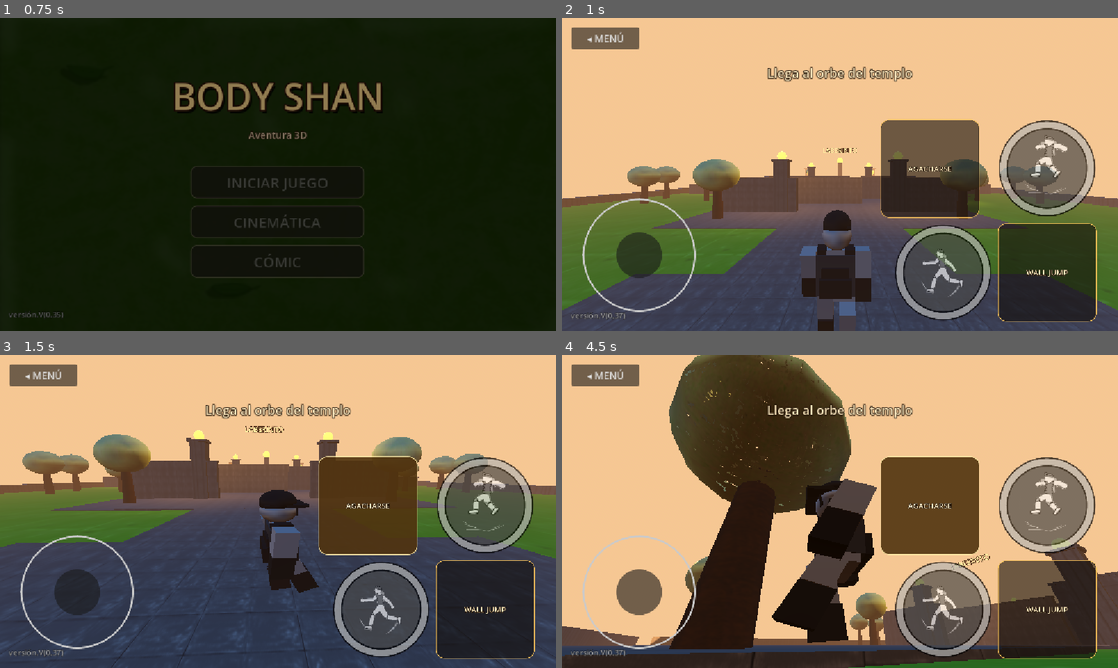
Above: before the commit, frames 1-4 (two rows, left to right).
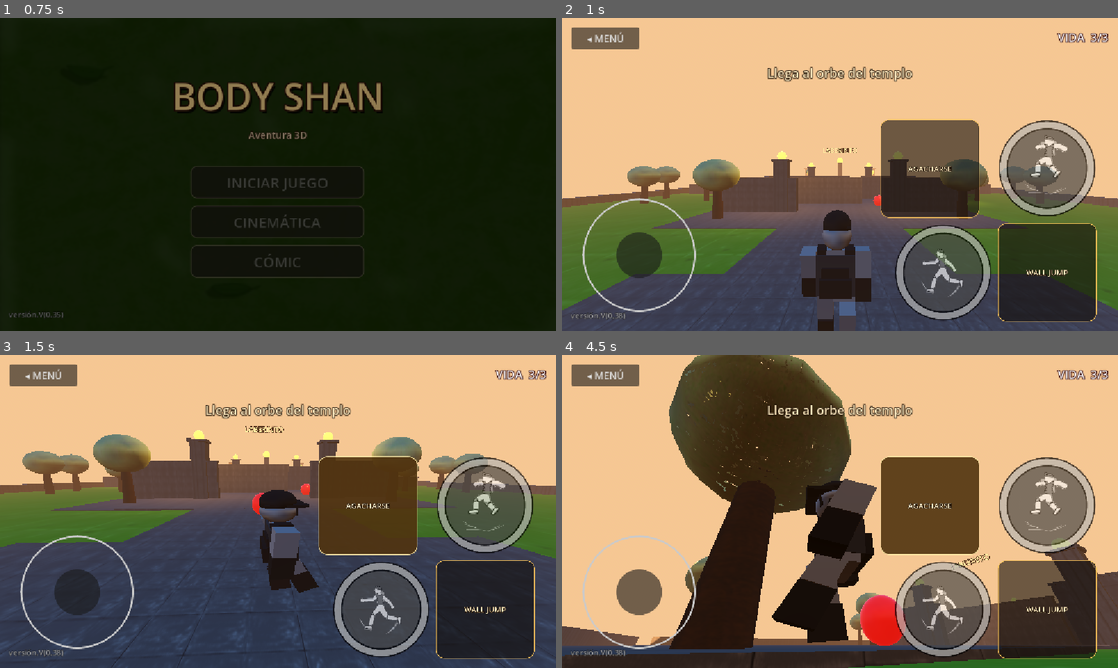
Above: after the commit, the same moments.

Repository: edwarzzzedzdev-collab/SetVideogames
Game: Godot game, scene res://menu_inicio.tscn
Two runs of this game, one before a commit and one after it. Both use one fixed random seed, a clock stepped at 60 frames per second and the inputs below. Video files are missing from this copy of the repository; at most half a second of black plays in their place.
Inputs (mouse positions are in pixels of both pictures, inside the frame that each line leads up to):
- Up to frame 1 (0.75 s): click "INICIAR JUEGO" at 0.5 s
- Up to frame 2 (1 s): no input
- Up to frame 3 (1.5 s): tap Enter (ui_accept) at 1.25 s; move the mouse to (400, 495) at 1.27 s; hold D (move_right) from 1.28 s (still down); hold Enter (ui_accept) from 1.28 s (still down); click (400, 495) at 1.42 s
- Up to frame 4 (4.5 s): tap Space (jump) at 1.52, 1.55, 1.82, 3.05 s; release D (move_right) at 2 s; release Enter (ui_accept) at 2 s; drag from (728, 527) to (812, 574) at 2.02 s; move the mouse to (895, 442) at 2.77 s; hold D (move_right) 2.78-3.5 s; hold Ctrl (crouch) 2.78-3.5 s; click (895, 442) at 2.92 s; drag from (812, 574) to (673, 464) at 3.52 s; move the mouse to (1006, 558) at 4.27 s; hold A (move_left) from 4.28 s (still down); hold Enter (ui_accept) from 4.28 s (still down); click (1006, 558) at 4.42 s

Frame 1 is identical in both runs. In frame 2, 0.3% of the frame differs, in the area x 10-99%, y 4-96%; in frame 3, 0.4%; in frame 4, 1.3%, in the area x 10-99%, y 4-97%.

Commit message:
Añade sistema de vida y enemigos; corrige salida con Escape

Diff:
--- a/Body-shan/cinematica.gd
+++ b/Body-shan/cinematica.gd
@@ -90,8 +90,10 @@
 		return
 
 	if evento.is_action_pressed("ui_cancel") or evento.is_action_pressed("ui_accept"):
+		# Marcar el evento antes de cambiar de escena evita usar un viewport
+		# nulo cuando este nodo ya ha salido del árbol.
+		get_viewport().set_input_as_handled()
 		_volver_al_menu()
-		get_viewport().set_input_as_handled()
 
 
 # -----------------------------------------------------------------------------
--- a/Body-shan/comic.gd
+++ b/Body-shan/comic.gd
@@ -96,8 +96,10 @@
 		return
 
 	if evento.is_action_pressed("ui_cancel"):
+		# Marcar el evento antes de cambiar de escena evita usar un viewport
+		# nulo cuando este nodo ya ha salido del árbol.
+		get_viewport().set_input_as_handled()
 		_volver_al_menu()
-		get_viewport().set_input_as_handled()
 
 
 ## _gui_input() recibe ratón y toques sobre la página. Los botones tienen su
--- /dev/null
+++ b/Body-shan/enemigo.gd
@@ -0,0 +1,126 @@
+# =============================================================================
+# enemigo.gd - Bola roja enemiga para body-shan
+# =============================================================================
+# Este script se adjunta al nodo raíz de "enemigo.tscn", un CharacterBody3D
+# con forma de esfera roja.
+#
+# QUÉ HACE:
+# - Permanece quieta hasta que el jugador entra en su radio de detección.
+# - Cuando lo detecta, se desplaza por el suelo hacia él.
+# - Si choca contra el jugador, le hace daño.
+# - La gravedad la mantiene apoyada sobre el escenario.
+#
+# El jugador controla su propia vida en personaje.gd. Este enemigo solo llama
+# a su método take_damage(); el jugador decide si el golpe cuenta o si está
+# en un periodo de invulnerabilidad.
+# =============================================================================
+
+extends CharacterBody3D
+
+
+# -----------------------------------------------------------------------------
+# PARÁMETROS AJUSTABLES DESDE EL INSPECTOR
+# -----------------------------------------------------------------------------
+
+## Velocidad a la que persigue al jugador, en metros por segundo.
+@export var speed: float = 2.4
+
+## Distancia (m) a la que empieza a perseguir al jugador.
+@export var detection_radius: float = 14.0
+
+## Puntos de vida que quita al tocar al jugador.
+@export var damage: int = 1
+
+## Aceleración (m/s²) con la que cambia de velocidad. Evita arranques y
+## frenadas instantáneas.
+@export var acceleration: float = 18.0
+
+
+# -----------------------------------------------------------------------------
+# VARIABLES INTERNAS
+# -----------------------------------------------------------------------------
+
+## Gravedad leída de los ajustes del proyecto.
+var _gravity: float = 9.8
+
+## Referencia al jugador, buscada por el grupo "player".
+var _player: Node3D = null
+
+## Radio de la esfera, usado para hacer girar la malla al rodar.
+var _radius: float = 0.55
+
+## Malla de la bola, para darle un giro visual mientras se mueve.
+var _mesh: MeshInstance3D = null
+
+
+# -----------------------------------------------------------------------------
+# CICLO DE VIDA
+# -----------------------------------------------------------------------------
+
+func _ready() -> void:
+	_gravity = float(ProjectSettings.get_setting("physics/3d/default_gravity", 9.8))
+	_player = get_tree().get_first_node_in_group("player") as Node3D
+	_mesh = get_node_or_null("Malla") as MeshInstance3D
+
+	var collision := get_node_or_null("Colision") as CollisionShape3D
+	if collision and collision.shape is SphereShape3D:
+		_radius = (collision.shape as SphereShape3D).radius
+
+
+func _physics_process(delta: float) -> void:
+	# Gravedad cuando está en el aire.
+	if not is_on_floor():
+		velocity.y -= _gravity * delta
+
+	# Persecución horizontal. La componente Y se ignora para que la bola no
+	# intente "volar" hacia la altura de la cabeza del jugador.
+	var target_velocity := Vector3.ZERO
+	if _player:
+		var to_player := _player.global_position - global_position
+		to_player.y = 0.0
+		if to_player.length() <= detection_radius and to_player.length_squared() > 0.01:
+			target_velocity = to_player.normalized() * speed
+
+	velocity.x = move_toward(velocity.x, target_velocity.x, acceleration * delta)
+	velocity.z = move_toward(velocity.z, target_velocity.z, acceleration * delta)
+
+	move_and_slide()
+
+	_rotate_mesh(delta)
+	_damage_player_on_contact()
+
+
+# -----------------------------------------------------------------------------
+# DAÑO AL JUGADOR
+# -----------------------------------------------------------------------------
+
+## Recorre las colisiones del último move_and_slide() y, si alguna es el
+## jugador, le pide que reciba daño. El jugador ignora el golpe si está en
+## periodo de invulnerabilidad o si ya no le queda vida.
+func _damage_player_on_contact() -> void:
+	for i in get_slide_collision_count():
+		var collider := get_slide_collision(i).get_collider()
+		if collider is Node3D and collider.is_in_group("player"):
+			if collider.has_method("take_damage"):
+				collider.call("take_damage", damage, global_position)
+			return
+
+
+# -----------------------------------------------------------------------------
+# EFECTO VISUAL
+# -----------------------------------------------------------------------------
+
+## Gira la esfera en la dirección en la que rueda. El eje de giro es
+## perpendicular al movimiento y la cantidad girada depende de la distancia
+## recorrida y del radio.
+func _rotate_mesh(delta: float) -> void:
+	if _mesh == null:
+		return
+
+	var flat_velocity := Vector3(velocity.x, 0.0, velocity.z)
+	var horizontal_speed := flat_velocity.length()
+	if horizontal_speed < 0.05:
+		return
+
+	var axis := Vector3(flat_velocity.z, 0.0, -flat_velocity.x).normalized()
+	_mesh.rotate(axis, horizontal_speed * delta / _radius)
--- /dev/null
+++ b/Body-shan/enemigo.tscn
@@ -0,0 +1,30 @@
+[gd_scene format=3]
+
+[ext_resource type="Script" path="res://enemigo.gd" id="1_enemigo"]
+
+[sub_resource type="SphereShape3D" id="SphereShape_enemigo"]
+radius = 0.55
+
+[sub_resource type="StandardMaterial3D" id="Mat_enemigo"]
+albedo_color = Color(0.85, 0.08, 0.08, 1)
+metallic = 0.15
+roughness = 0.3
+emission_enabled = true
+emission = Color(0.55, 0.02, 0.02, 1)
+emission_energy_multiplier = 1.4
+
+[sub_resource type="SphereMesh" id="SphereMesh_enemigo"]
+material = SubResource("Mat_enemigo")
+radius = 0.55
+height = 1.1
+radial_segments = 24
+rings = 12
+
+[node name="Enemigo" type="CharacterBody3D"]
+script = ExtResource("1_enemigo")
+
+[node name="Malla" type="MeshInstance3D" parent="."]
+mesh = SubResource("SphereMesh_enemigo")
+
+[node name="Colision" type="CollisionShape3D" parent="."]
+shape = SubResource("SphereShape_enemigo")
--- a/Body-shan/escenario.gd
+++ b/Body-shan/escenario.gd
@@ -8,11 +8,12 @@
 #   muestra el mensaje "¡META ALCANZADA!" con un fundido.
 # - Muestra un objetivo breve al empezar y un aviso al encontrar el secreto
 #   del laberinto.
+# - Actualiza el marcador de vida y muestra un destello rojo al recibir daño.
 # - Permite volver al menú de inicio con el botón MENÚ (o Escape).
 #
 # El resto del comportamiento (movimiento, cámara, salto, carrera, agacharse,
-# wall jump y reaparición si se cae) lo aportan personaje.gd, camara.gd y
-# mobile_controls.gd, igual que en el mapa original.
+# wall jump, vida y enemigos) lo aportan personaje.gd, camara.gd,
+# mobile_controls.gd y enemigo.gd, igual que en el mapa original.
 # =============================================================================
 
 extends Node3D
@@ -36,6 +37,8 @@
 @onready var _objetivo: Label = $Interfaz/Objetivo
 @onready var _aviso_secreto: Label = $Interfaz/AvisoSecreto
 @onready var _secreto: Area3D = $Secreto
+@onready var _vida: Label = $Interfaz/Vida
+@onready var _dano_flash: ColorRect = $Interfaz/DanoFlash
 
 
 # -----------------------------------------------------------------------------
@@ -50,6 +53,9 @@
 
 ## Evita pedir el cambio de escena más de una vez.
 var _saliendo: bool = false
+
+## Vida mostrada en el fotograma anterior, para detectar cuándo baja.
+var _vida_anterior: int = -1
 
 
 # -----------------------------------------------------------------------------
@@ -68,11 +74,50 @@
 	# Botón para volver al menú de inicio.
 	_boton_menu.pressed.connect(_volver_al_menu)
 
+	# La interfaz de vida escucha al jugador. Se usa connect() por nombre de
+	# señal para no acoplar este script al tipo concreto de personaje.
+	var jugador := get_tree().get_first_node_in_group("player")
+	if jugador:
+		if jugador.has_signal("health_changed"):
+			jugador.connect("health_changed", _actualizar_vida)
+		_actualizar_vida(
+			int(jugador.call("get_health")),
+			int(jugador.call("get_max_health")))
+
 	# El objetivo se muestra unos segundos y luego se desvanece solo.
 	_objetivo.modulate.a = 1.0
 	var tween_objetivo := create_tween()
 	tween_objetivo.tween_interval(5.0)
 	tween_objetivo.tween_property(_objetivo, "modulate:a", 0.0, 1.0)
+
+
+# -----------------------------------------------------------------------------
+# VIDA DEL JUGADOR
+# -----------------------------------------------------------------------------
+
+## Actualiza el marcador de vida. Se pone rojo intenso cuando queda poca.
+func _actualizar_vida(actual: int, maxima: int) -> void:
+	_vida.text = "VIDA  %d/%d" % [actual, maxima]
+
+	if actual <= 1:
+		_vida.modulate = Color(1.0, 0.35, 0.3, 1.0)
+	else:
+		_vida.modulate = Color(1.0, 1.0, 1.0, 1.0)
+
+	# Si la vida ha bajado, se muestra un destello rojo en pantalla.
+	if _vida_anterior >= 0 and actual < _vida_anterior:
+		_mostrar_destello_dano()
+	_vida_anterior = actual
+
+
+## Destello rojo breve para avisar de que el jugador ha recibido daño.
+func _mostrar_destello_dano() -> void:
+	_dano_flash.visible = true
+	_dano_flash.color.a = 0.35
+
+	var tween := create_tween()
+	tween.tween_property(_dano_flash, "color:a", 0.0, 0.45)
+	tween.tween_callback(func() -> void: _dano_flash.visible = false)
 
 
 # -----------------------------------------------------------------------------
@@ -126,8 +171,10 @@
 		return
 
 	if evento.is_action_pressed("ui_cancel"):
+		# Se marca el evento como atendido ANTES de cambiar de escena: al
+		# cambiar, este nodo sale del árbol y get_viewport() devolvería null.
+		get_viewport().set_input_as_handled()
 		_volver_al_menu()
-		get_viewport().set_input_as_handled()
 
 
 # -----------------------------------------------------------------------------
--- a/Body-shan/escenario.tscn
+++ b/Body-shan/escenario.tscn
@@ -13,6 +13,7 @@
 [ext_resource type="Texture2D" uid="uid://b16bpnk4r65r7" path="res://botón de correr .png" id="11_correr"]
 [ext_resource type="Texture2D" uid="uid://n6rhw4i7lj5c" path="res://arbol1_2.png" id="12_arbol1"]
 [ext_resource type="Texture2D" uid="uid://nf3hiuff64ko" path="res://arbol2_2.jpg" id="13_arbol2"]
+[ext_resource type="PackedScene" path="res://enemigo.tscn" id="14_enemigo"]
 
 [sub_resource type="CapsuleShape3D" id="CapsuleShape_jugador"]
 radius = 0.61865234
@@ -1355,6 +1356,17 @@
 grow_vertical = 2
 mouse_filter = 2
 
+[node name="DanoFlash" type="ColorRect" parent="Interfaz"]
+visible = false
+layout_mode = 1
+anchors_preset = 15
+anchor_right = 1.0
+anchor_bottom = 1.0
+grow_horizontal = 2
+grow_vertical = 2
+mouse_filter = 2
+color = Color(0.75, 0.02, 0.02, 0.35)
+
 [node name="BotonMenu" type="Button" parent="Interfaz" unique_id=898764605]
 custom_minimum_size = Vector2(140, 44)
 layout_mode = 1
@@ -1364,6 +1376,24 @@
 offset_bottom = 64.0
 theme_override_font_sizes/font_size = 20
 text = "◂ MENÚ"
+
+[node name="Vida" type="Label" parent="Interfaz"]
+layout_mode = 1
+anchors_preset = 1
+anchor_left = 1.0
+anchor_right = 1.0
+offset_left = -240.0
+offset_top = 20.0
+offset_right = -20.0
+offset_bottom = 60.0
+grow_horizontal = 0
+theme_override_colors/font_color = Color(1, 1, 1, 1)
+theme_override_colors/font_outline_color = Color(0.2, 0.02, 0.02, 1)
+theme_override_constants/outline_size = 6
+theme_override_font_sizes/font_size = 24
+text = "VIDA  3/3"
+horizontal_alignment = 2
+vertical_alignment = 1
 
 [node name="Objetivo" type="Label" parent="Interfaz"]
 layout_mode = 1
@@ -1416,7 +1446,7 @@
 theme_override_colors/font_outline_color = Color(0, 0, 0, 0.8)
 theme_override_constants/outline_size = 4
 theme_override_font_sizes/font_size = 16
-text = "versión.V(0,37)"
+text = "versión.V(0,38)"
 
 [node name="Mensaje" type="Control" parent="Interfaz" unique_id=1936384471]
 visible = false
@@ -1506,3 +1536,29 @@
 
 [node name="WorldEnvironment" type="WorldEnvironment" parent="." unique_id=1955302991]
 environment = SubResource("Entorno")
+
+[node name="Enemigos" type="Node3D" parent="."]
+
+[node name="EnemigoSendero" parent="Enemigos" instance=ExtResource("14_enemigo")]
+transform = Transform3D(1, 0, 0, 0, 1, 0, 0, 0, 1, 0, 0.8, 17)
+
+[node name="EnemigoEntradaLaberinto" parent="Enemigos" instance=ExtResource("14_enemigo")]
+transform = Transform3D(1, 0, 0, 0, 1, 0, 0, 0, 1, 4, 0.8, 8)
+
+[node name="EnemigoLaberinto1" parent="Enemigos" instance=ExtResource("14_enemigo")]
+transform = Transform3D(1, 0, 0, 0, 1, 0, 0, 0, 1, 6.5, 0.8, 3)
+
+[node name="EnemigoLaberinto2" parent="Enemigos" instance=ExtResource("14_enemigo")]
+transform = Transform3D(1, 0, 0, 0, 1, 0, 0, 0, 1, 6.5, 0.8, -2.5)
+
+[node name="EnemigoExplanada" parent="Enemigos" instance=ExtResource("14_enemigo")]
+transform = Transform3D(1, 0, 0, 0, 1, 0, 0, 0, 1, 0, 0.8, -12)
+
+[node name="EnemigoJardinOeste" parent="Enemigos" instance=ExtResource("14_enemigo")]
+transform = Transform3D(1, 0, 0, 0, 1, 0, 0, 0, 1, -19, 0.8, -7.25)
+
+[node name="EnemigoJardinEste" parent="Enemigos" instance=ExtResource("14_enemigo")]
+transform = Transform3D(1, 0, 0, 0, 1, 0, 0, 0, 1, 19, 0.8, -7.25)
+
+[node name="EnemigoTemplo" parent="Enemigos" instance=ExtResource("14_enemigo")]
+transform = Transform3D(1, 0, 0, 0, 1, 0, 0, 0, 1, 5, 2.3, -20)
--- a/Body-shan/personaje.gd
+++ b/Body-shan/personaje.gd
@@ -25,12 +25,22 @@
 # cuando el cuerpo está en el aire, deslizamiento por paredes, wall jump,
 # coyote time (margen para saltar tras dejar el borde) y reaparición si el
 # jugador cae del mapa.
+#
+# SISTEMA DE VIDA:
+# El jugador tiene varios puntos de vida. Los enemigos le llaman a
+# take_damage(); al recibir un golpe queda invulnerable unos instantes y
+# retrocede. Si la vida llega a cero, reaparece en el punto inicial con la
+# vida completa.
 # =============================================================================
 
 # Hereda de CharacterBody3D: un cuerpo cinemático que se mueve con
 # move_and_slide() y que detecta suelo, paredes y techos.
 extends CharacterBody3D
 
+## Se emite cada vez que cambia la vida. La interfaz lo usa para actualizar
+## el marcador. Los argumentos son (vida actual, vida máxima).
+signal health_changed(current_health: int, max_health: int)
+
 
 # -----------------------------------------------------------------------------
 # PARÁMETROS AJUSTABLES DESDE EL INSPECTOR
@@ -94,6 +104,15 @@
 ## Tiempo (s) que se recuerda una pulsación de salto antes de aterrizar.
 ## Se conoce como "jump buffer" y perdona pulsaciones anticipadas.
 @export var jump_buffer_time: float = 0.12
+
+## Puntos de vida máximos del jugador.
+@export var max_health: int = 3
+
+## Duración (s) de la invulnerabilidad después de recibir un golpe.
+@export var invulnerability_time: float = 1.2
+
+## Fuerza con la que el jugador sale despedido al recibir daño.
+@export var damage_knockback: float = 6.0
 
 
 # -----------------------------------------------------------------------------
@@ -139,6 +158,10 @@
 ## Tiempo restante de "coyote time" y de "jump buffer".
 var _coyote_timer: float = 0.0
 var _jump_buffer_timer: float = 0.0
+
+## Vida actual y tiempo restante de invulnerabilidad.
+var _health: int = 0
+var _invulnerability_timer: float = 0.0
 
 ## Cápsula de colisión del jugador y nodo del modelo visual. Se guardan en
 ## _ready() para poder cambiar su altura al agacharse.
@@ -204,6 +227,71 @@
 
 	_model = get_node_or_null("Personaje") as Node3D
 
+	# La vida empieza al máximo. La interfaz se sincroniza después.
+	_health = max_health
+	health_changed.emit(_health, max_health)
+
+
+## Devuelve la vida actual. La usa la interfaz de escenario.gd.
+func get_health() -> int:
+	return _health
+
+
+## Devuelve la vida máxima. La usa la interfaz de escenario.gd.
+func get_max_health() -> int:
+	return max_health
+
+
+## Aplica daño al jugador. La llaman los enemigos al tocarlo.
+## "from_position" es el punto del enemigo y sirve para calcular el empuje.
+func take_damage(amount: int, from_position: Vector3 = Vector3.ZERO) -> void:
+	# Durante la invulnerabilidad o con la vida ya a cero se ignora el golpe.
+	if amount <= 0 or _invulnerability_timer > 0.0 or _health <= 0:
+		return
+
+	_health = maxi(_health - amount, 0)
+	health_changed.emit(_health, max_health)
+
+	if _health <= 0:
+		_respawn()
+		return
+
+	_invulnerability_timer = invulnerability_time
+	_apply_damage_knockback(from_position)
+
+
+## Cura al jugador sin superar la vida máxima.
+func heal(amount: int) -> void:
+	if amount <= 0:
+		return
+	_health = mini(_health + amount, max_health)
+	health_changed.emit(_health, max_health)
+
+
+## Empuja al jugador en dirección contraria al enemigo y lo lanza un poco
+## hacia arriba para que el golpe se sienta y pueda escapar.
+func _apply_damage_knockback(from_position: Vector3) -> void:
+	var push_direction := global_position - from_position
+	push_direction.y = 0.0
+
+	if push_direction.length_squared() < 0.001:
+		push_direction = -global_transform.basis.z
+	push_direction = push_direction.normalized()
+
+	velocity.x = push_direction.x * damage_knockback
+	velocity.z = push_direction.z * damage_knockback
+	velocity.y = maxf(velocity.y, 3.0)
+
+
+## Reaparece en el punto inicial con la vida completa y un breve margen de
+## invulnerabilidad para no morir encadenado si hay enemigos cerca.
+func _respawn() -> void:
+	global_position = _spawn_position
+	velocity = Vector3.ZERO
+	_health = max_health
+	_invulnerability_timer = maxf(invulnerability_time, 1.0)
+	health_changed.emit(_health, max_health)
+
 
 ## Solicita un salto desde los controles táctiles. La llama mobile_controls.gd
 ## mediante call_group("player", "request_jump") al pulsar el botón SALTO.
@@ -235,6 +323,9 @@
 ## "delta" son los segundos transcurridos desde el paso anterior; multiplicar
 ## por delta hace que el movimiento no dependa de los FPS.
 func _physics_process(delta: float) -> void:
+	# La invulnerabilidad se agota con el tiempo.
+	_invulnerability_timer = maxf(_invulnerability_timer - delta, 0.0)
+
 	# =========================================================================
 	# 1) AGACHARSE
 	# =========================================================================
@@ -388,11 +479,10 @@
 	# =========================================================================
 	# 5) REAPARICIÓN SI SE CAE DEL MAPA
 	# =========================================================================
-	# Si la coordenada Y del jugador está por debajo del límite, se teletransporta
-	# al punto de aparición y se detiene por completo.
+	# Si la coordenada Y del jugador está por debajo del límite, reaparece en
+	# el punto inicial y recupera la vida.
 	if global_position.y < respawn_height:
-		global_position = _spawn_position
-		velocity = Vector3.ZERO
+		_respawn()
 
 	# =========================================================================
 	# 6) ANIMACIÓN DEL MODELO
Not shown, added: Body-shan/enemigo.gd.uid
